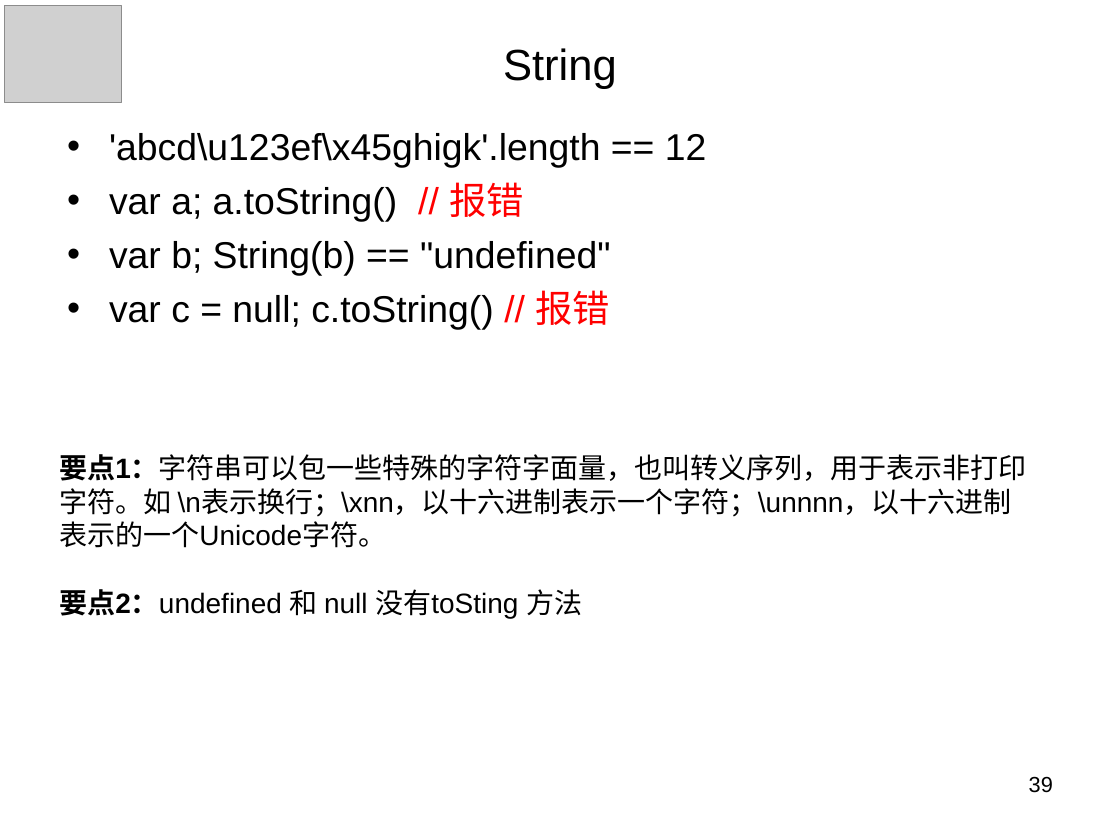
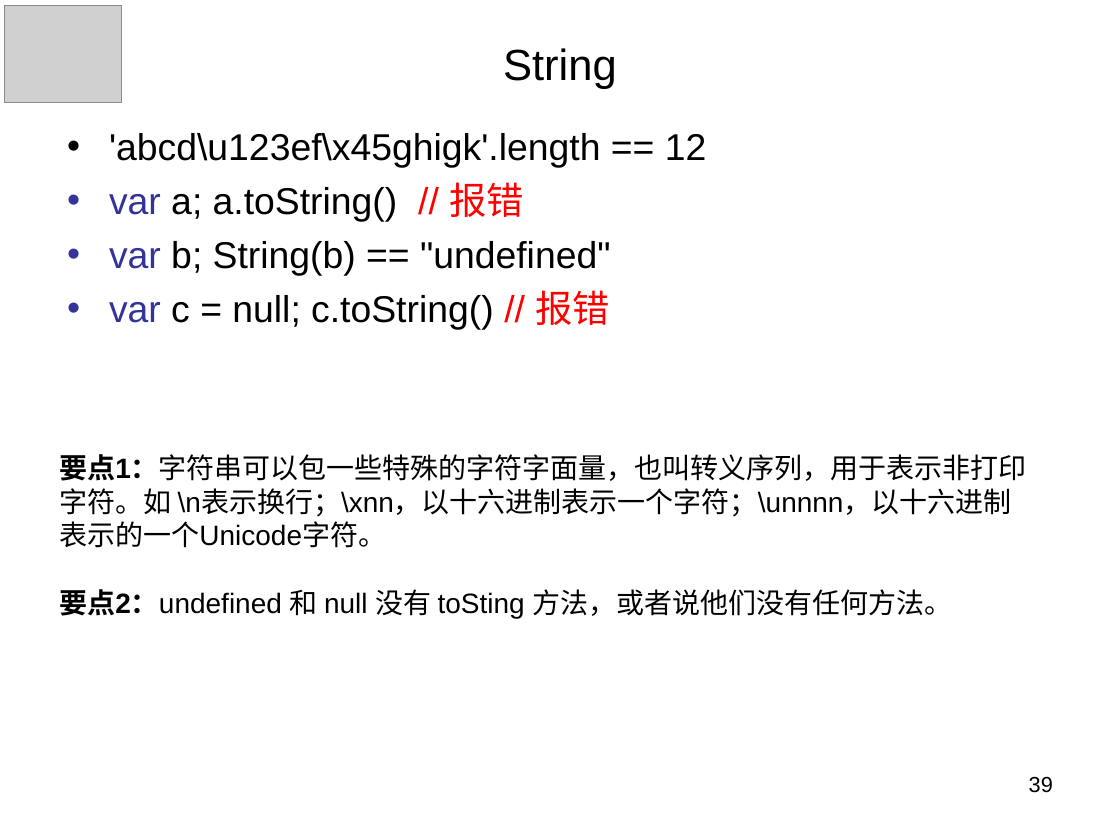
Before and after one commit to panxuepeng/javascript, a slide deck: slide 39 of ppt/1-1（第一天课程）.ppt. Drawn at 1120x840 pixels with LibreOffice and Linux fonts; fonts in the diff are those of the drawing; grey boxes stand for pictures. Boxes give left, top, right and bottom in pixels: in the first picture for what was removed or moved away, otherwise in the second. Text is boxed around its words. In the diff, an @@ line names an element or a change of style, - is before the commit and + after.

```diff
--- a/ppt/1-1（第一天课程）.ppt
+++ b/ppt/1-1（第一天课程）.ppt
@@ text at (109,182,610,330): text colour #000000 to #333399 in "var", "var", "var"; bullet colour #000000 to #333399 @@
@@ text at (59,589,953,618): text changed @@
-要点2：undefined 和 null 没有toSting 方法
+要点2：undefined 和 null 没有 toSting 方法，或者说他们没有任何方法。
```
Also in this commit, not shown: 11 other slides changed, 5 slides added, 2 slides removed.
